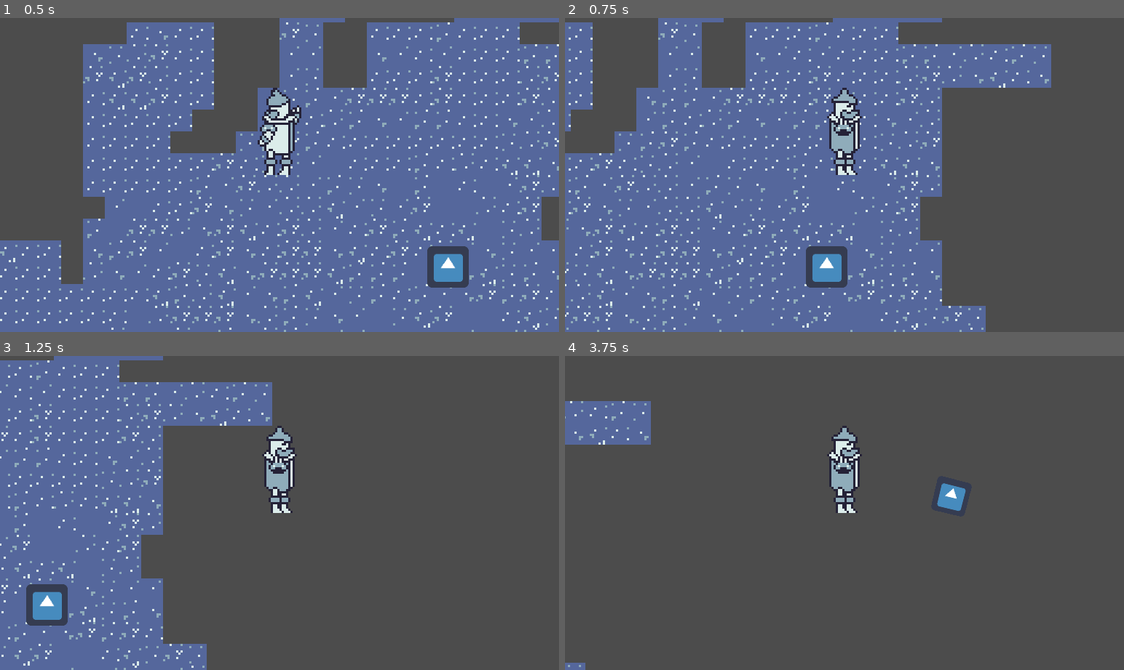
Above: before the commit, frames 1-4 (two rows, left to right).
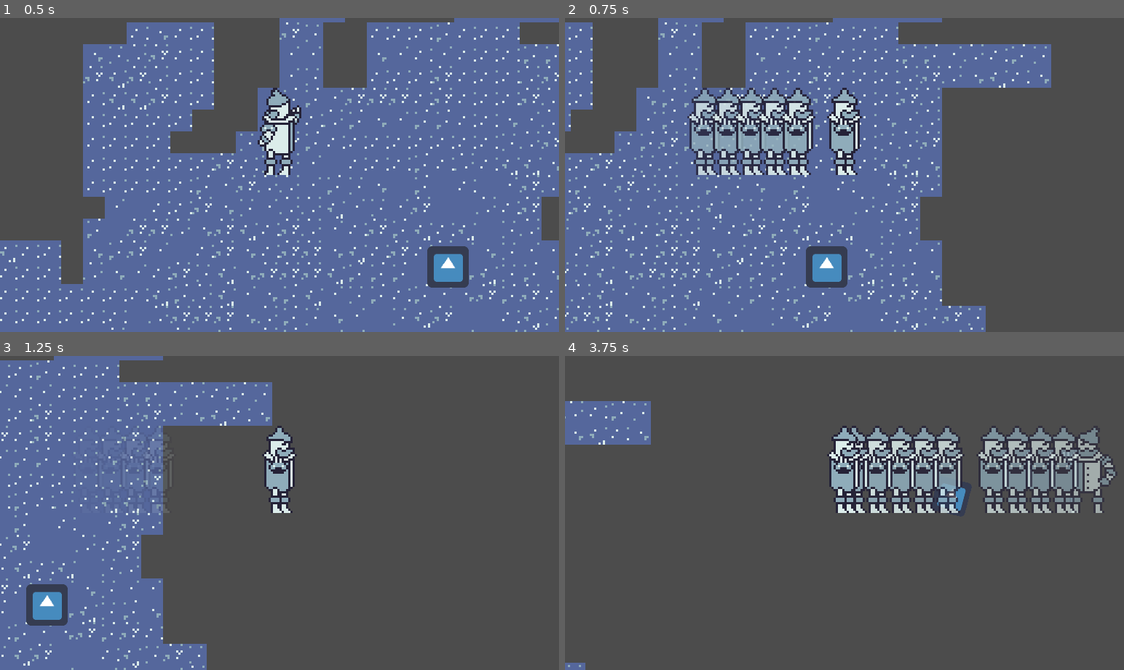
Above: after the commit, the same moments.

Repository: Travh98/GWJ_Jan2023_Heartless
Game: Godot game, scene res://levels/test_level.tscn
Two runs of this game, one before a commit and one after it. Both use one fixed random seed, a clock stepped at 60 frames per second and the inputs below. The engine's default icon, where the game draws it, is replaced by a stand-in: a white triangle on a blue panel in a dark square.
Inputs (mouse positions are in pixels of both pictures, inside the frame that each line leads up to):
- Up to frame 1 (0.5 s): no input
- Up to frame 2 (0.75 s): tap Enter at 0.5 s; move the mouse to (967, 159) at 0.52 s; hold D (right) from 0.53 s (still down); tap Space (dash) at 0.6 s
- Up to frame 3 (1.25 s): keep holding D (right)
- Up to frame 4 (3.75 s): move the mouse to (732, 528) at 1.27 s; release D (right) at 1.28 s; hold S (down) 1.28-2.03 s; click (732, 528) at 1.35 s; tap Space (dash) at 1.55, 2.1, 2.85, 3.5 s; move the mouse to (900, 443) at 2.02 s; hold D (right) 2.03-2.78 s; move the mouse to (816, 575) at 2.77 s; hold W (up) 2.78-3.53 s; move the mouse to (1012, 560) at 3.52 s; hold A (left) from 3.53 s (still down); click (1012, 560) at 3.6 s

Frame 1 is identical in both runs. In frame 2, 5.2% of the frame differs, in the area x 21-45%, y 22-50%; in frame 3, less than 0.1%; in frame 4, 9.7%, in the area x 50-99%, y 22-50%.

Commit message:
Added afterimages to the player dash

Diff:
--- a/actors/player_character/player_character.gd
+++ b/actors/player_character/player_character.gd
@@ -18,6 +18,8 @@
 
 onready var animated_sprite: AnimatedSprite = $Sprite
 onready var axe_attack_scene = load("res://actors/axe_swing_attack.tscn")
+
+onready var afterimage_emitter : AfterimageEmitter = $AfterimageEmitter
 
 onready var dash_timer : Timer = get_node("DashTimer")
 onready var attack_cooldown_timer : Timer = get_node("AttackCooldownTimer")
@@ -131,12 +133,14 @@
 
 func dash() -> void:
 	temporary_speed = SPEED * dash_speed_modifier
+	afterimage_emitter.emitting = true
 	dash_timer.start()
 	dash_ready = false
 	dash_cooldown_timer.start()
 
 func dash_finished() -> void:
 	temporary_speed = SPEED
+	afterimage_emitter.emitting = false
 
 func attack_cooled_down() -> void:
 	attack_ready = true
--- a/actors/player_character/player_character.tscn
+++ b/actors/player_character/player_character.tscn
@@ -1,20 +1,9 @@
-[gd_scene load_steps=14 format=2]
+[gd_scene load_steps=15 format=2]
 
 [ext_resource path="res://actors/player_character/player_character.gd" type="Script" id=1]
 [ext_resource path="res://actors/player_character/player_character.png" type="Texture" id=2]
 [ext_resource path="res://actors/player_character/player_stats.gd" type="Script" id=3]
-
-[sub_resource type="AtlasTexture" id=10]
-atlas = ExtResource( 2 )
-region = Rect2( 0, 0, 40, 40 )
-
-[sub_resource type="AtlasTexture" id=14]
-atlas = ExtResource( 2 )
-region = Rect2( 280, 0, 40, 40 )
-
-[sub_resource type="AtlasTexture" id=15]
-atlas = ExtResource( 2 )
-region = Rect2( 40, 0, 40, 40 )
+[ext_resource path="res://effects/afterimage/afterimage_emitter.tscn" type="PackedScene" id=4]
 
 [sub_resource type="AtlasTexture" id=11]
 atlas = ExtResource( 2 )
@@ -28,31 +17,28 @@
 atlas = ExtResource( 2 )
 region = Rect2( 160, 0, 40, 40 )
 
+[sub_resource type="AtlasTexture" id=10]
+atlas = ExtResource( 2 )
+region = Rect2( 0, 0, 40, 40 )
+
 [sub_resource type="AtlasTexture" id=16]
 atlas = ExtResource( 2 )
 region = Rect2( 200, 0, 40, 40 )
+
+[sub_resource type="AtlasTexture" id=14]
+atlas = ExtResource( 2 )
+region = Rect2( 280, 0, 40, 40 )
 
 [sub_resource type="AtlasTexture" id=17]
 atlas = ExtResource( 2 )
 region = Rect2( 120, 0, 40, 40 )
 
+[sub_resource type="AtlasTexture" id=15]
+atlas = ExtResource( 2 )
+region = Rect2( 40, 0, 40, 40 )
+
 [sub_resource type="SpriteFrames" id=5]
 animations = [ {
-"frames": [ SubResource( 10 ) ],
-"loop": true,
-"name": "down",
-"speed": 5.0
-}, {
-"frames": [ SubResource( 14 ) ],
-"loop": true,
-"name": "down_left",
-"speed": 5.0
-}, {
-"frames": [ SubResource( 15 ) ],
-"loop": true,
-"name": "down_right",
-"speed": 5.0
-}, {
 "frames": [ SubResource( 11 ) ],
 "loop": true,
 "name": "left",
@@ -68,14 +54,29 @@
 "name": "up",
 "speed": 5.0
 }, {
+"frames": [ SubResource( 10 ) ],
+"loop": true,
+"name": "down",
+"speed": 5.0
+}, {
 "frames": [ SubResource( 16 ) ],
 "loop": true,
 "name": "up_left",
 "speed": 5.0
 }, {
+"frames": [ SubResource( 14 ) ],
+"loop": true,
+"name": "down_left",
+"speed": 5.0
+}, {
 "frames": [ SubResource( 17 ) ],
 "loop": true,
 "name": "up_right",
+"speed": 5.0
+}, {
+"frames": [ SubResource( 15 ) ],
+"loop": true,
+"name": "down_right",
 "speed": 5.0
 } ]
 
@@ -92,6 +93,12 @@
 z_index = 1
 frames = SubResource( 5 )
 animation = "up_right"
+
+[node name="AfterimageEmitter" parent="." instance=ExtResource( 4 )]
+position = Vector2( 0, -20 )
+interval = 0.02
+afterimage_lifetime = 0.5
+animated_sprite_path = NodePath("../Sprite")
 
 [node name="CollisionShape2D" type="CollisionShape2D" parent="."]
 position = Vector2( 0, -6 )
--- /dev/null
+++ b/effects/afterimage/afterimage.gd
@@ -0,0 +1,30 @@
+class_name Afterimage
+extends Node2D
+
+var sprite_frames : SpriteFrames setget set_sprite_frame
+var animation : String setget set_animation
+var frame : int setget set_frame
+
+var time := 1.0 setget set_time
+
+func _process(_delta: float) -> void:
+	modulate.a = $Timer.time_left/time
+
+func _on_Timer_timeout() -> void:
+	queue_free()
+
+func set_sprite_frame(value: SpriteFrames) -> void:
+	sprite_frames = value
+	$AnimatedSprite.frames = sprite_frames
+
+func set_animation(value: String) -> void:
+	animation = value
+	$AnimatedSprite.animation = animation
+
+func set_frame(value: int) -> void:
+	frame = value
+	$AnimatedSprite.frame = frame
+
+func set_time(value: float) -> void:
+	time = value
+	$Timer.start(time)
--- /dev/null
+++ b/effects/afterimage/afterimage.tscn
@@ -0,0 +1,14 @@
+[gd_scene load_steps=2 format=2]
+
+[ext_resource path="res://effects/afterimage/afterimage.gd" type="Script" id=1]
+
+[node name="Afterimage" type="Node2D"]
+script = ExtResource( 1 )
+
+[node name="AnimatedSprite" type="AnimatedSprite" parent="."]
+
+[node name="Timer" type="Timer" parent="."]
+one_shot = true
+autostart = true
+
+[connection signal="timeout" from="Timer" to="." method="_on_Timer_timeout"]
--- /dev/null
+++ b/effects/afterimage/afterimage_emitter.gd
@@ -0,0 +1,39 @@
+class_name AfterimageEmitter
+extends Node2D
+
+const AFTERIMAGE_SCENE = preload("res://effects/afterimage/afterimage.tscn")
+
+export var emitting := false setget set_emitting
+export var interval := 1.0 setget set_interval
+export var afterimage_lifetime := 1.0
+export var animated_sprite_path : NodePath
+onready var animated_sprite : AnimatedSprite = get_node(animated_sprite_path)
+
+func _ready() -> void:
+	if emitting:
+		$EmitTimer.start(interval)
+
+func _on_EmitTimer_timeout() -> void:
+	var afterimage :  Afterimage = AFTERIMAGE_SCENE.instance()
+	owner.get_parent().add_child(afterimage)
+	afterimage.global_position = global_position
+
+	afterimage.sprite_frames = animated_sprite.frames
+	afterimage.animation = animated_sprite.animation
+	afterimage.frame = animated_sprite.frame
+
+	afterimage.time = afterimage_lifetime
+
+func set_emitting(value: bool) -> void:
+	emitting = value
+	if emitting:
+		$EmitTimer.start(interval)
+	else:
+		$EmitTimer.stop()
+
+func set_interval(value: float) -> void:
+	interval = value
+	if emitting:
+		$EmitTimer.start(interval)
+	else:
+		$EmitTimer.stop()
--- /dev/null
+++ b/effects/afterimage/afterimage_emitter.tscn
@@ -0,0 +1,10 @@
+[gd_scene load_steps=2 format=2]
+
+[ext_resource path="res://effects/afterimage/afterimage_emitter.gd" type="Script" id=1]
+
+[node name="AfterimageEmitter" type="Node2D"]
+script = ExtResource( 1 )
+
+[node name="EmitTimer" type="Timer" parent="."]
+
+[connection signal="timeout" from="EmitTimer" to="." method="_on_EmitTimer_timeout"]
--- a/project.godot
+++ b/project.godot
@@ -9,6 +9,16 @@
 config_version=4
 
 _global_script_classes=[ {
+"base": "Node2D",
+"class": "Afterimage",
+"language": "GDScript",
+"path": "res://effects/afterimage/afterimage.gd"
+}, {
+"base": "Node2D",
+"class": "AfterimageEmitter",
+"language": "GDScript",
+"path": "res://effects/afterimage/afterimage_emitter.gd"
+}, {
 "base": "Area2D",
 "class": "AxeSwingAttack",
 "language": "GDScript",
@@ -35,6 +45,8 @@
 "path": "res://actors/player_character/player_stats.gd"
 } ]
 _global_script_class_icons={
+"Afterimage": "",
+"AfterimageEmitter": "",
 "AxeSwingAttack": "",
 "FlyingMonkey": "",
 "GeneratorSettings": "",
